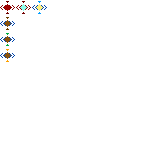
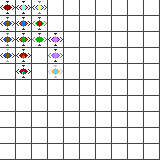
Two versions of the same layered image (160×160). Layer-by-layer changes:
added group "Illusion" with 4 layers above "Mysticism" over bbox(48, 65, 63, 78)
added group "Invisibility" with 3 layers in group "Illusion" over bbox(48, 65, 63, 78)
added layer "Layer 1" (1st of 15, in "Illusion" › "Invisibility") in group "Invisibility" over bbox(48, 69, 63, 74)
added group "Mysticism" with 4 layers above "Conjuration" over bbox(48, 49, 63, 62)
added group "SoulTrap" with 3 layers in group "Mysticism" over bbox(48, 49, 63, 62)
added layer "Layer 1" (2nd of 15, in "Mysticism" › "SoulTrap") in group "SoulTrap" over bbox(48, 53, 63, 58)
added group "Conjuration" with 4 layers above "Restoration" over bbox(48, 33, 63, 46)
added group "Blink" with 3 layers in group "Conjuration" over bbox(48, 33, 63, 46)
added layer "Layer 1" (3rd of 15, in "Conjuration" › "Blink") in group "Blink" over bbox(48, 37, 63, 42)
added group "Restoration" with 8 layers above "Destruction" over bbox(32, 17, 47, 46)
added group "RestoreHunger" with 3 layers in group "Restoration" over bbox(32, 33, 47, 46)
added layer "Layer 1" (4th of 15, in "Restoration" › "RestoreHunger") in group "RestoreHunger" over bbox(32, 37, 47, 42)
added group "RestoreHealth" with 3 layers in group "Restoration" over bbox(32, 17, 47, 30)
added group "Destruction" with 20 layers above "Alteration" over bbox(0, 1, 31, 78)
added group "IceDamage" with 3 layers in group "Destruction" over bbox(16, 65, 31, 78)
added group "FireDamage" with 3 layers in group "Destruction" over bbox(16, 49, 31, 62)
added group "DamageHunger" with 3 layers in group "Destruction" over bbox(16, 33, 31, 46)
added group "DamageMana" with 3 layers in group "Destruction" over bbox(16, 17, 31, 30)
added group "Alteration" with 16 layers above "Test" over bbox(0, 1, 47, 62)
showed "Layer 0" over bbox(0, 0, 160, 160)
…and 23 more changes (23 added)
